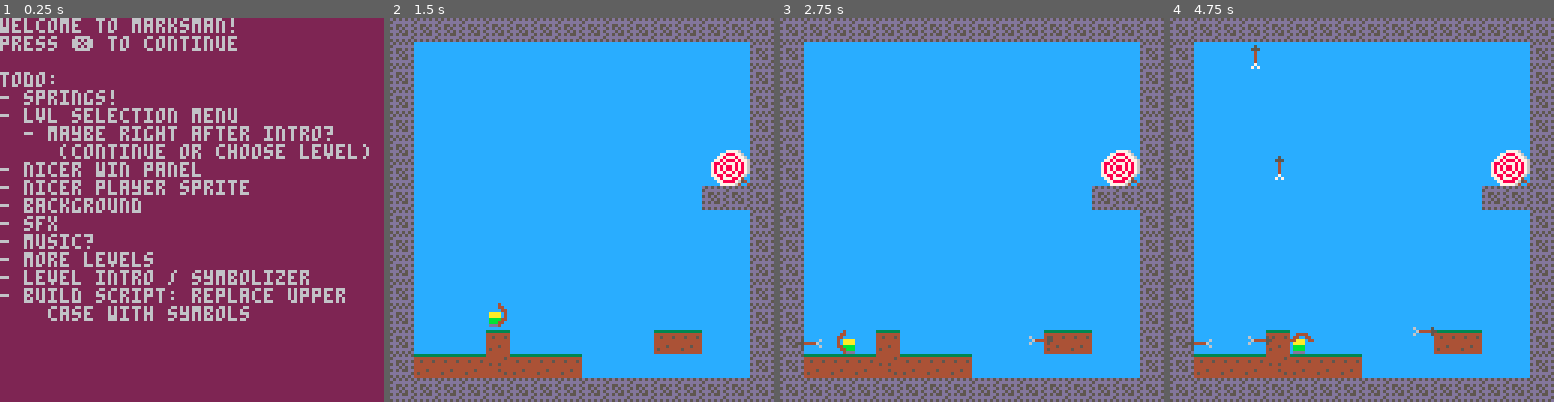
Above: before the commit, frames 1-4 (left to right).
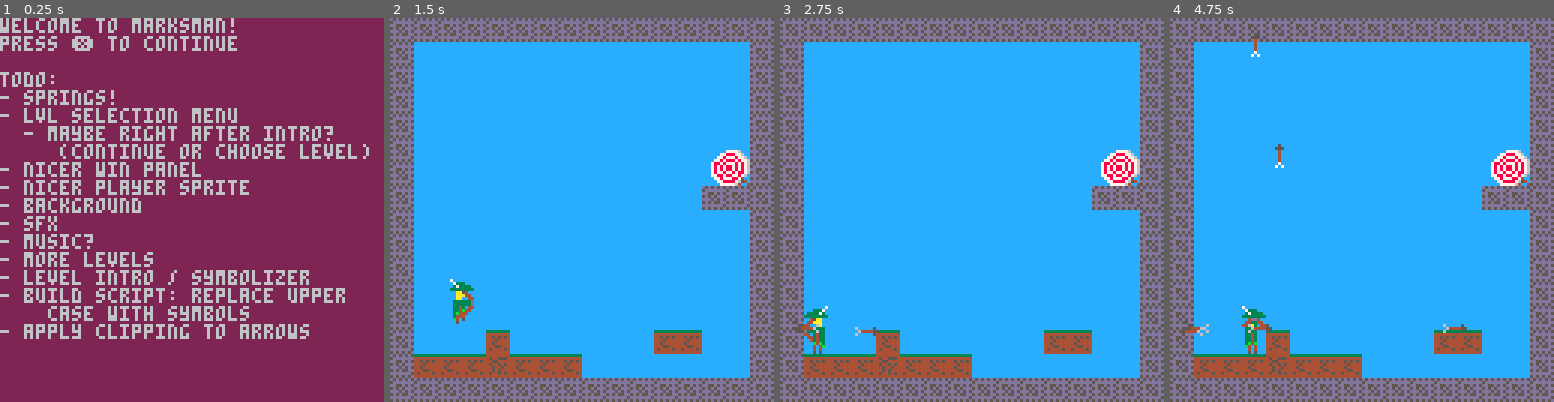
Above: after the commit, the same moments.

Repository: tupini07/games
Game: PICO-8 cartridge Marksman/Marksman.p8
Two runs of this game, one before a commit and one after it. Both use one fixed random seed, a clock stepped at 60 frames per second and the inputs below.
Inputs:
- Up to frame 1 (0.25 s): no input
- Up to frame 2 (1.5 s): tap O (Z key) at 0.33, 0.7, 1.43 s; tap X (X key) at 1.07 s
- Up to frame 3 (2.75 s): hold Left 1.97-2.37 s; tap X (X key) at 2.07, 2.4, 2.73 s; tap O (Z key) at 2.22 s; hold Down from 2.42 s (still down)
- Up to frame 4 (4.75 s): release Down at 2.82 s; hold Right 2.87-3.53 s; tap X (X key) every 0.33 s from 3.07 to 4.73 s; tap O (Z key) at 3.1, 3.98 s; hold Up 3.58-4.08 s; hold Right 4.13-4.53 s; hold Down from 4.58 s (still down)

The runs differ from the first frame. In frame 1, 1.3% of the frame differs, in the area x 0-81%, y 79-84%; in frame 2, 1.0%; in frame 3, 1.2%; in frame 4, 1.6%, in the area x 3-81%, y 4-93%.

Commit message:
nicer sprites for bow and player

Diff:
--- a/Marksman/Marksman.p8
+++ b/Marksman/Marksman.p8
@@ -301,7 +301,7 @@
     PLAYER.dy = math.cap_with_sign(PLAYER.dy, 0, 2)
 
     -- apply velocity
-    PLAYER.dir = sgn(PLAYER.dx)
+    if PLAYER.dx ~= 0 then PLAYER.dir = sgn(PLAYER.dx) end
     PLAYER.x = PLAYER.x + PLAYER.dx
     PLAYER.y = PLAYER.y + PLAYER.dy
 
@@ -310,18 +310,19 @@
 
     -- apply friction
     PLAYER.dx = PLAYER.dx * 0.5
+    if abs(PLAYER.dx) < 0.1 then PLAYER.dx = 0 end
 end
 
 local function check_floor()
-    local bottom_x = flr((PLAYER.x + 4) / 8)
-    local bottom_y = flr((PLAYER.y + 8) / 8)
+    local bottom_x = flr((PLAYER.x + 8) / 8)
+    local bottom_y = flr((PLAYER.y + 16) / 8)
 
     local is_bottom_floor = map.cell_has_flag(map.sprite_flags.solid, bottom_x,
                                               bottom_y)
 
     if is_bottom_floor then
         PLAYER.is_jumping = false
-        PLAYER.y = (bottom_y - 1) * 8
+        PLAYER.y = (bottom_y - 2) * 8
         PLAYER.dy = 0
     else
         PLAYER.is_jumping = true
@@ -329,21 +330,31 @@
 end
 
 local function check_walls()
-    local pl_y = flr(PLAYER.y / 8)
-    local left_x = flr(PLAYER.x / 8)
-    local right_x = flr((PLAYER.x + 8) / 8)
-
-    local is_left_wall = map.cell_has_flag(map.sprite_flags.solid, left_x, pl_y)
-    local is_right_wall = map.cell_has_flag(map.sprite_flags.solid, right_x,
-                                            pl_y)
-
-    -- todo this is not working properly
-    if is_left_wall then
-        PLAYER.x = ((left_x + 1) * 8)
-        PLAYER.dx = 0
-    elseif is_right_wall then
-        PLAYER.x = ((right_x - 1) * 8)
-        PLAYER.dx = 0
+    -- check that top-{movement-dir} and bottom-{movement-dir} corners
+    -- are not colliding
+    local pl_top_left = {x = PLAYER.x + 4, y = PLAYER.y + 4}
+    local pl_top_right = {x = PLAYER.x + 12, y = PLAYER.y + 4}
+    local pl_btm_left = {x = PLAYER.x + 4, y = PLAYER.y + 12}
+    local pl_btm_right = {x = PLAYER.x + 12, y = PLAYER.y + 12}
+
+    for corner in all({pl_top_left, pl_top_right, pl_btm_left, pl_btm_right}) do
+        local map_x = flr(corner.x / 8)
+        local map_y = flr(corner.y / 8)
+
+        local is_colliding = map.cell_has_flag(map.sprite_flags.solid, map_x,
+                                               map_y)
+
+        if is_colliding then
+            PLAYER.dx = 0
+            local pixel_space_x = map_x * 8
+            if PLAYER.dir == -1 then
+                -- if left
+                PLAYER.x = pixel_space_x + 4
+            else
+                PLAYER.x = pixel_space_x - 12
+            end
+            return
+        end
     end
 end
 
@@ -387,6 +398,27 @@
     end
 end
 
+local function draw_player()
+    local flip_x = PLAYER.dir == -1
+
+    function draw_pl_sprite(sprt_x)
+        sspr(sprt_x, 0, 16, 16, PLAYER.x, PLAYER.y, 16, 16, flip_x)
+    end
+
+    if PLAYER.is_jumping then
+        draw_pl_sprite(104)
+    elseif PLAYER.dx == 0 then
+        -- idle
+        draw_pl_sprite(56)
+    else
+        if GLOBAL_TIMER % 8 == 0 then
+            draw_pl_sprite(72)
+        else
+            draw_pl_sprite(88)
+        end
+    end
+end
+
 return {
     init = function()
         -- player = {x = 5 * 8, y = 11 * 8}
@@ -401,7 +433,7 @@
         bow.update()
     end,
     draw = function()
-        spr(3, PLAYER.x, PLAYER.y, 1, 1, PLAYER.dir == -1)
+        draw_player()
         bow.draw()
     end
 }
@@ -461,12 +493,12 @@
 return {
     change_dir = function(dir) BOW.dir = dir end,
     init = function()
-        BOW.x = PLAYER.x
-        BOW.y = PLAYER.y
+        BOW.x = PLAYER.x + 4
+        BOW.y = PLAYER.y + 4
     end,
     update = function()
-        BOW.x = PLAYER.x
-        BOW.y = PLAYER.y
+        BOW.x = PLAYER.x + 4
+        BOW.y = PLAYER.y + 4
 
         fire_arrow()
     end,
@@ -682,6 +714,7 @@
     print("- more levels")
     print("- level intro / symbolizer")
     print("- build script: replace upper\n    case with symbols")
+    print("- apply clipping to arrows")
 end
 
 return {init = init, update = update, draw = draw}
@@ -694,9 +727,10 @@
 end
 -- Marksman
 -- by Dadum
-
 local save_manager = require("managers/savefile")
 local state_manager = require("managers/state")
+
+GLOBAL_TIMER = 0
 
 function _init()
     save_manager.init()
@@ -704,12 +738,27 @@
 end
 
 function _update()
+    GLOBAL_TIMER = GLOBAL_TIMER + 1
     state_manager.update()
 end
 
-function _draw()
-    state_manager.draw()
-end
+function _draw() state_manager.draw() end
+…(16 lines of a section not shown)…
 
 
 
@@ -887,8 +936,8 @@
 1100000000000000000000000011111111000000000000000000000000000011000000000000000000000000000000000000000000000000000000000000000000000000000000000000000000000000000000000000000000000000000000000000000000000000000000000000000000000000000000000000000000000000
 1100000000000000000000000000001111000000000000000000000000000011000000000000000000000000000000000000000000000000000000000000000000000000000000000000000000000000000000000000000000000000000000000000000000000000000000000000000000000000000000000000000000000000
 1100000000000000000000000000001111000000000000000000000000000011000000000000000000000000000000000000000000000000000000000000000000000000000000000000000000000000000000000000000000000000000000000000000000000000000000000000000000000000000000000000000000000000
+1100030000000000000000000000001111000000000000000000000000000011000000000000000000000000000000000000000000000000000000000000000000000000000000000000000000000000000000000000000000000000000000000000000000000000000000000000000000000000000000000000000000000000
 1100000000000000000000000000001111000000000000000000000000000011000000000000000000000000000000000000000000000000000000000000000000000000000000000000000000000000000000000000000000000000000000000000000000000000000000000000000000000000000000000000000000000000
-1100000003000000000000000000001111000000000000000000000000000011000000000000000000000000000000000000000000000000000000000000000000000000000000000000000000000000000000000000000000000000000000000000000000000000000000000000000000000000000000000000000000000000
 1100000000000000000000000000001111000000000000000000000000000011000000000000000000000000000000000000000000000000000000000000000000000000000000000000000000000000000000000000000000000000000000000000000000000000000000000000000000000000000000000000000000000000
 1100000001000000000000010100001111000300000000000000050600000011000000000000000000000000000000000000000000000000000000000000000000000000000000000000000000000000000000000000000000000000000000000000000000000000000000000000000000000000000000000000000000000000
 1101010102010101000000000000001111000000000000000000151600000011000000000000000000000000000000000000000000000000000000000000000000000000000000000000000000000000000000000000000000000000000000000000000000000000000000000000000000000000000000000000000000000000
--- a/Marksman/main.lua
+++ b/Marksman/main.lua
@@ -1,8 +1,9 @@
 -- Marksman
 -- by Dadum
-
 local save_manager = require("managers/savefile")
 local state_manager = require("managers/state")
+
+GLOBAL_TIMER = 0
 
 function _init()
     save_manager.init()
@@ -10,9 +11,8 @@
 end
 
 function _update()
+    GLOBAL_TIMER = GLOBAL_TIMER + 1
     state_manager.update()
 end
 
-function _draw()
-    state_manager.draw()
-end
+function _draw() state_manager.draw() end
--- a/Marksman/src/entities/bow.lua
+++ b/Marksman/src/entities/bow.lua
@@ -19,12 +19,12 @@
 return {
     change_dir = function(dir) BOW.dir = dir end,
     init = function()
-        BOW.x = PLAYER.x
-        BOW.y = PLAYER.y
+        BOW.x = PLAYER.x + 4
+        BOW.y = PLAYER.y + 4
     end,
     update = function()
-        BOW.x = PLAYER.x
-        BOW.y = PLAYER.y
+        BOW.x = PLAYER.x + 4
+        BOW.y = PLAYER.y + 4
 
         fire_arrow()
     end,
--- a/Marksman/src/entities/player.lua
+++ b/Marksman/src/entities/player.lua
@@ -32,7 +32,7 @@
     PLAYER.dy = math.cap_with_sign(PLAYER.dy, 0, 2)
 
     -- apply velocity
-    PLAYER.dir = sgn(PLAYER.dx)
+    if PLAYER.dx ~= 0 then PLAYER.dir = sgn(PLAYER.dx) end
     PLAYER.x = PLAYER.x + PLAYER.dx
     PLAYER.y = PLAYER.y + PLAYER.dy
 
@@ -41,18 +41,19 @@
 
     -- apply friction
     PLAYER.dx = PLAYER.dx * 0.5
+    if abs(PLAYER.dx) < 0.1 then PLAYER.dx = 0 end
 end
 
 local function check_floor()
-    local bottom_x = flr((PLAYER.x + 4) / 8)
-    local bottom_y = flr((PLAYER.y + 8) / 8)
+    local bottom_x = flr((PLAYER.x + 8) / 8)
+    local bottom_y = flr((PLAYER.y + 16) / 8)
 
     local is_bottom_floor = map.cell_has_flag(map.sprite_flags.solid, bottom_x,
                                               bottom_y)
 
     if is_bottom_floor then
         PLAYER.is_jumping = false
-        PLAYER.y = (bottom_y - 1) * 8
+        PLAYER.y = (bottom_y - 2) * 8
         PLAYER.dy = 0
     else
         PLAYER.is_jumping = true
@@ -60,21 +61,31 @@
 end
 
 local function check_walls()
-    local pl_y = flr(PLAYER.y / 8)
-    local left_x = flr(PLAYER.x / 8)
-    local right_x = flr((PLAYER.x + 8) / 8)
+    -- check that top-{movement-dir} and bottom-{movement-dir} corners
+    -- are not colliding
+    local pl_top_left = {x = PLAYER.x + 4, y = PLAYER.y + 4}
+    local pl_top_right = {x = PLAYER.x + 12, y = PLAYER.y + 4}
+    local pl_btm_left = {x = PLAYER.x + 4, y = PLAYER.y + 12}
+    local pl_btm_right = {x = PLAYER.x + 12, y = PLAYER.y + 12}
 
-    local is_left_wall = map.cell_has_flag(map.sprite_flags.solid, left_x, pl_y)
-    local is_right_wall = map.cell_has_flag(map.sprite_flags.solid, right_x,
-                                            pl_y)
+    for corner in all({pl_top_left, pl_top_right, pl_btm_left, pl_btm_right}) do
+        local map_x = flr(corner.x / 8)
+        local map_y = flr(corner.y / 8)
 
-    -- todo this is not working properly
-    if is_left_wall then
-        PLAYER.x = ((left_x + 1) * 8)
-        PLAYER.dx = 0
-    elseif is_right_wall then
-        PLAYER.x = ((right_x - 1) * 8)
-        PLAYER.dx = 0
+        local is_colliding = map.cell_has_flag(map.sprite_flags.solid, map_x,
+                                               map_y)
+
+        if is_colliding then
+            PLAYER.dx = 0
+            local pixel_space_x = map_x * 8
+            if PLAYER.dir == -1 then
+                -- if left
+                PLAYER.x = pixel_space_x + 4
+            else
+                PLAYER.x = pixel_space_x - 12
+            end
+            return
+        end
     end
 end
 
@@ -118,6 +129,27 @@
     end
 end
 
+local function draw_player()
+    local flip_x = PLAYER.dir == -1
+
+    function draw_pl_sprite(sprt_x)
+        sspr(sprt_x, 0, 16, 16, PLAYER.x, PLAYER.y, 16, 16, flip_x)
+    end
+
+    if PLAYER.is_jumping then
+        draw_pl_sprite(104)
+    elseif PLAYER.dx == 0 then
+        -- idle
+        draw_pl_sprite(56)
+    else
+        if GLOBAL_TIMER % 8 == 0 then
+            draw_pl_sprite(72)
+        else
+            draw_pl_sprite(88)
+        end
+    end
+end
+
 return {
     init = function()
         -- player = {x = 5 * 8, y = 11 * 8}
@@ -132,7 +164,7 @@
         bow.update()
     end,
     draw = function()
-        spr(3, PLAYER.x, PLAYER.y, 1, 1, PLAYER.dir == -1)
+        draw_player()
         bow.draw()
     end
 }
--- a/Marksman/src/states/intro_state.lua
+++ b/Marksman/src/states/intro_state.lua
@@ -26,6 +26,7 @@
     print("- more levels")
     print("- level intro / symbolizer")
     print("- build script: replace upper\n    case with symbols")
+    print("- apply clipping to arrows")
 end
 
 return {init = init, update = update, draw = draw}
Not shown, changed: 62 lines of the sprite sheet (__gfx__) section of Marksman/Marksman.p8
